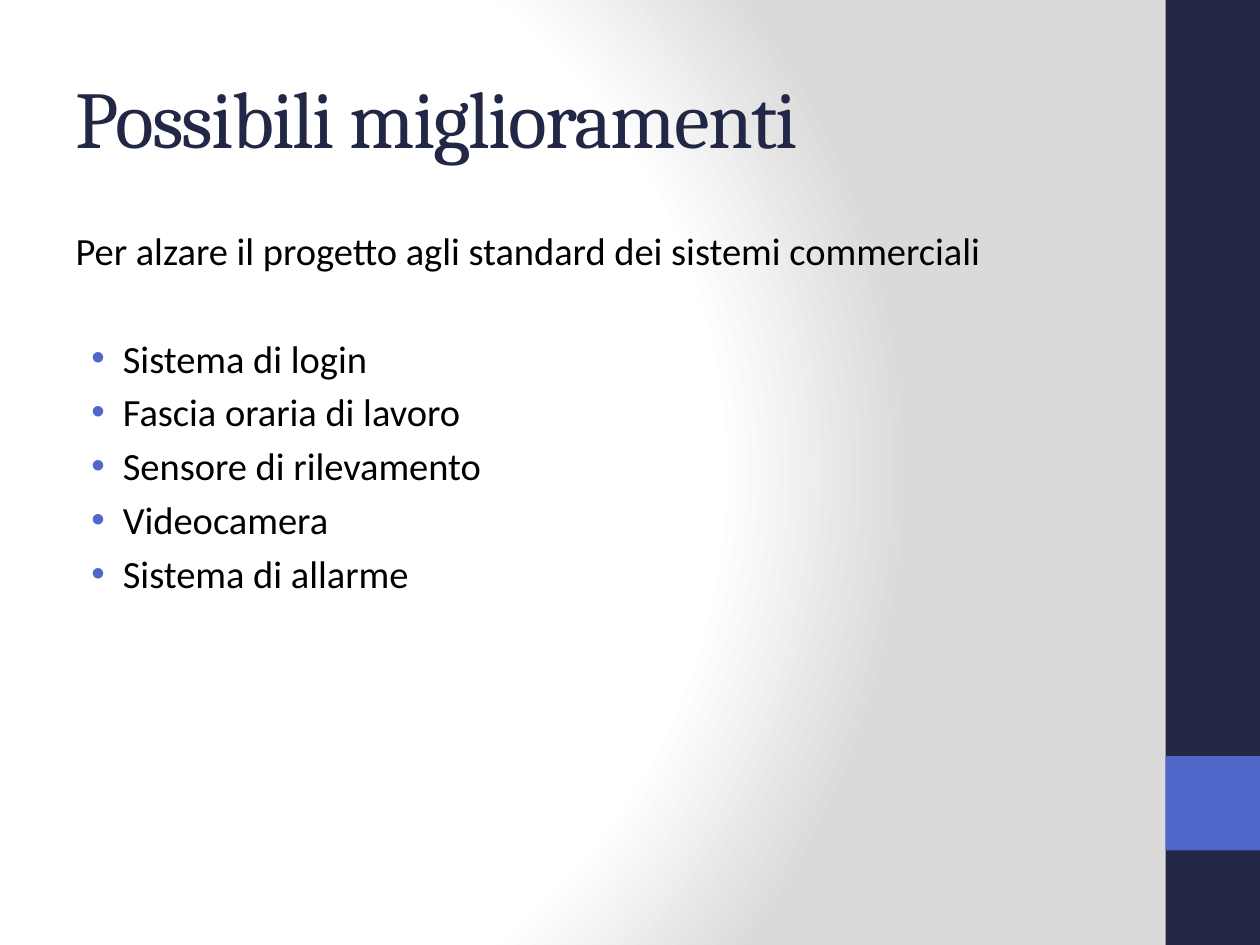
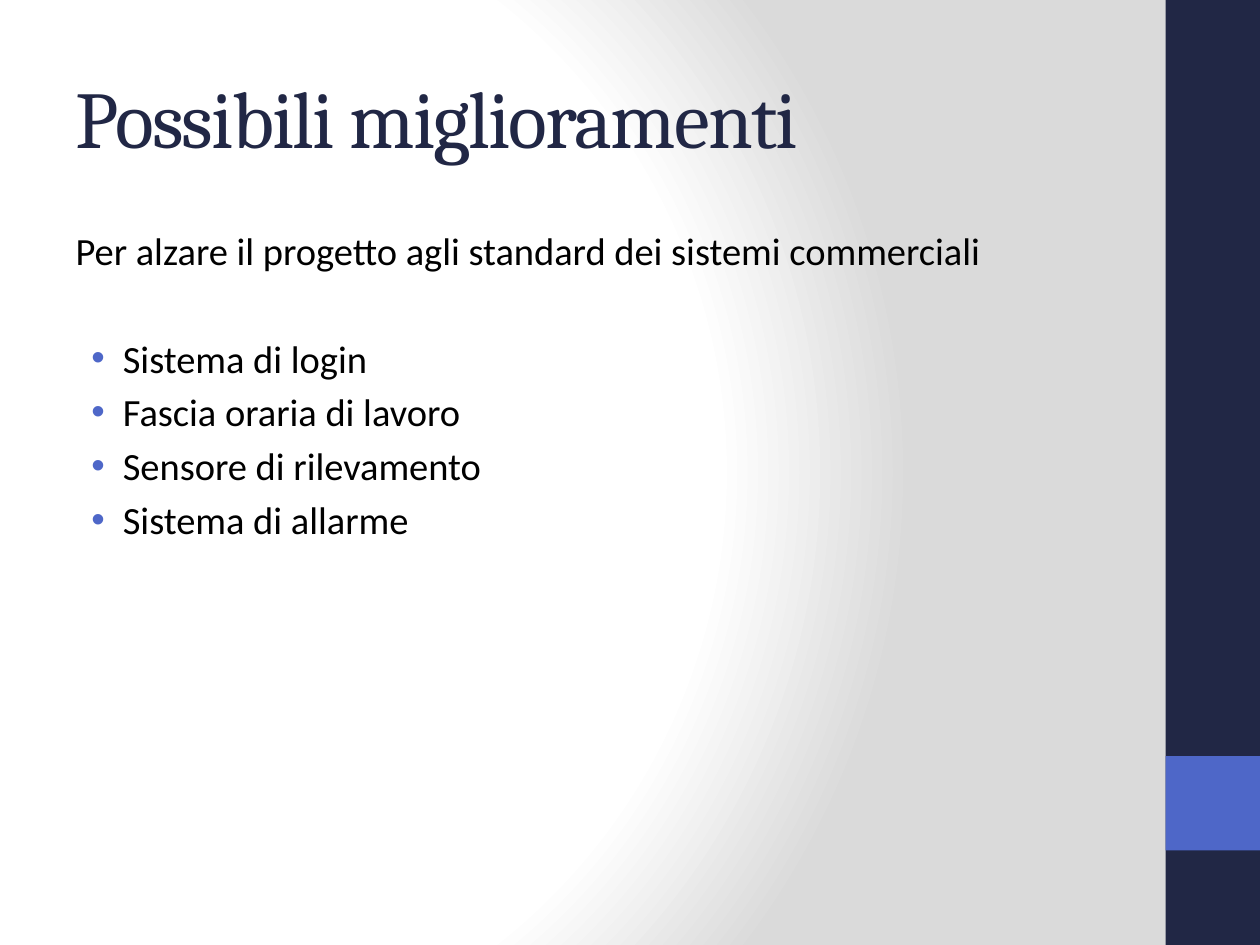
Before and after one commit to Jolsty/SimSim, a slide deck: slide 9 of Tesi_Sistema_Accessi_IoT_Andrei_Ciulpan_872394/presentazione/Sistema Accessi IoT.pptx. Drawn at 1260x945 pixels with LibreOffice and Linux fonts; fonts in the diff are those of the drawing. Boxes give left, top, right and bottom in pixels: in the first picture for what was removed or moved away, otherwise in the second. Text is boxed around its words. In the diff, an @@ line names an element or a change of style, - is before the commit and + after.

```diff
--- a/Tesi_Sistema_Accessi_IoT_Andrei_Ciulpan_872394/presentazione/Sistema Accessi IoT.pptx
+++ b/Tesi_Sistema_Accessi_IoT_Andrei_Ciulpan_872394/presentazione/Sistema Accessi IoT.pptx
@@ text at [123, 507, 328, 535]: paragraph removed @@
-• Videocamera
```
Also in this commit, not shown: 6 other slides changed, 1 slide added, 1 slide removed, 24 other files.
